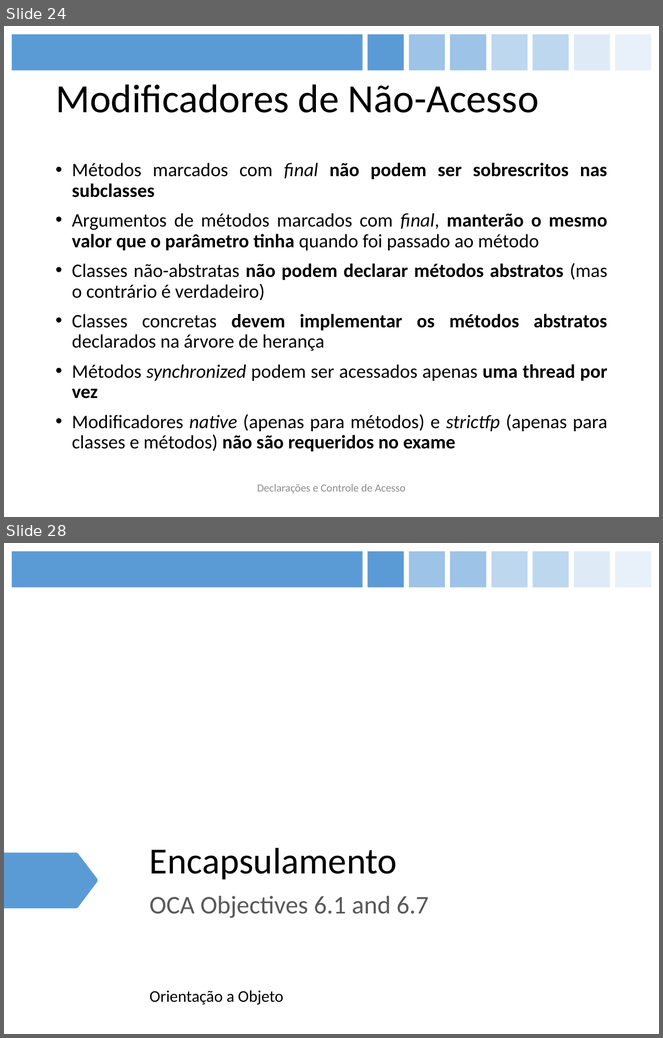
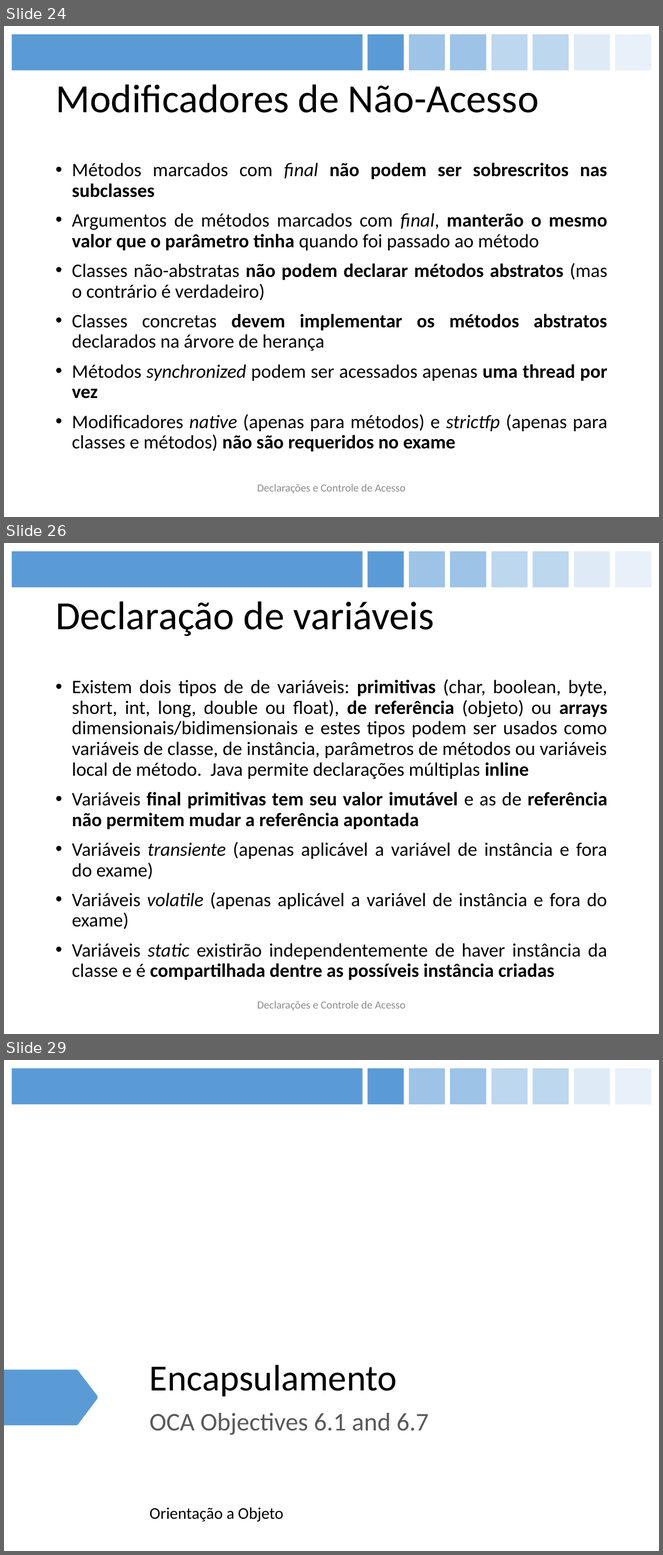
Before and after one commit to figueiredojrr/treinamentoJavaSeOcaAgosto, a slide deck: TreinamentoJavaSeOca/documentos/apresentação/OCA.pptx. Shown one above the other, each under a label of ours: slides 24 and 28 before the commit, slides 24, 26 and 29 after it; the slides between them are not shown. The pictures are 663x1038 and 663x1555 pixels, drawn with LibreOffice and Linux fonts; fonts in the diff are those of the drawing. Boxes give left, top, right and bottom in pixels: in the first picture for what was removed or moved away, otherwise in the second. Text is boxed around its words. In the diff, an @@ line names an element or a change of style, - is before the commit and + after.

```diff
--- a/TreinamentoJavaSeOca/documentos/apresentação/OCA.pptx
+++ b/TreinamentoJavaSeOca/documentos/apresentação/OCA.pptx
@@ slide 26 added at (4,543,659,1034), background #FFFFFF; not listed: 8 template elements that a slide beside it also shows @@
@@ title added at (55,601,435,636), 44 pt, text #000000 @@
+Declaração de variáveis
@@ text added at (72,679,608,980), 21 pt, text #000000 @@
+• Existem dois tipos de de variáveis: primitivas (char, boolean, byte, short, int, long, double ou float), de referência (objeto) ou arrays dimensionais/bidimensionais e estes tipos podem ser usados como variáveis de classe, de instância, parâmetros de métodos ou variáveis local de método. Java permite declarações múltiplas inline
+• Variáveis final primitivas tem seu valor imutável e as de referência não permitem mudar a referência apontada
+• Variáveis transiente (apenas aplicável a variável de instância e fora do exame)
+• Variáveis volatile (apenas aplicável a variável de instância e fora do exame)
+• Variáveis static existirão independentemente de haver instância da classe e é compartilhada dentre as possíveis instância criadas
@@ text added at (257,1001,406,1011), 12 pt, text #8C8C8C @@
+Declarações e Controle de Acesso
@@ what was slide 28 is now slide 29 @@
```
Also in this commit, not shown: 15 slides changed.
